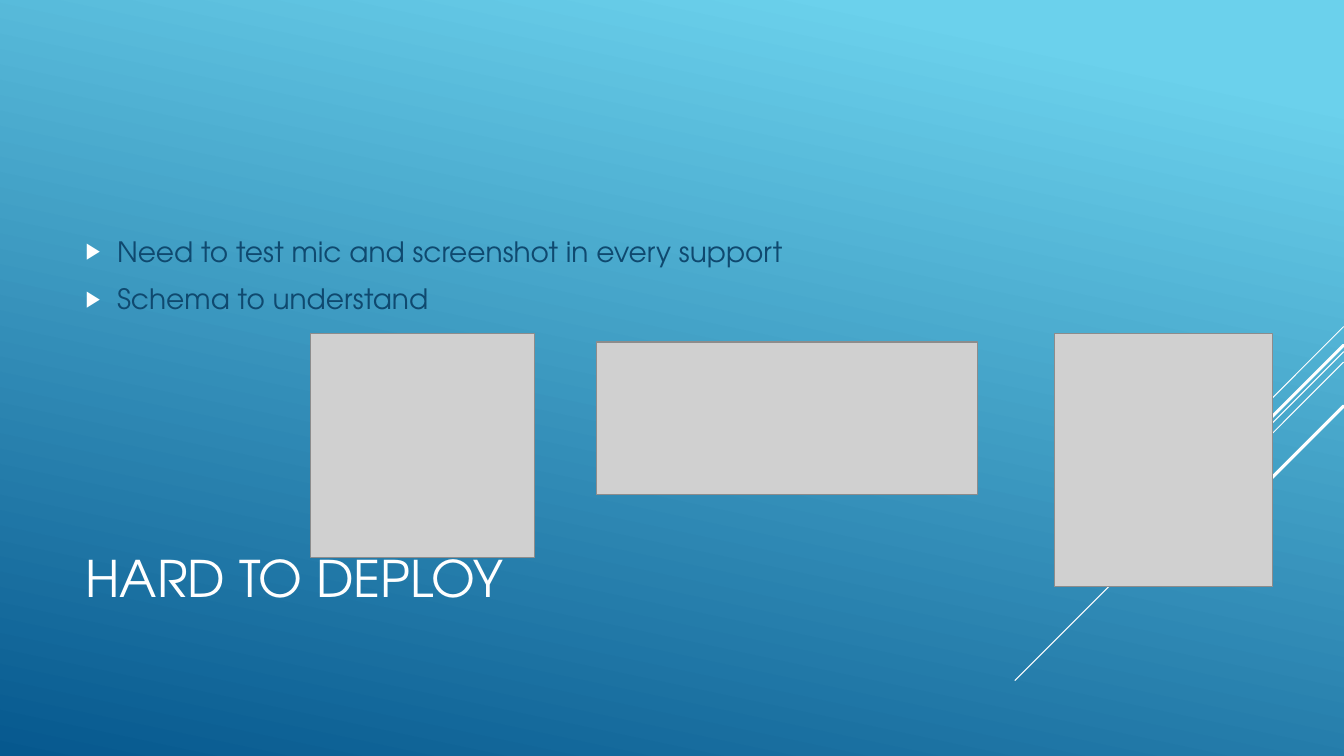
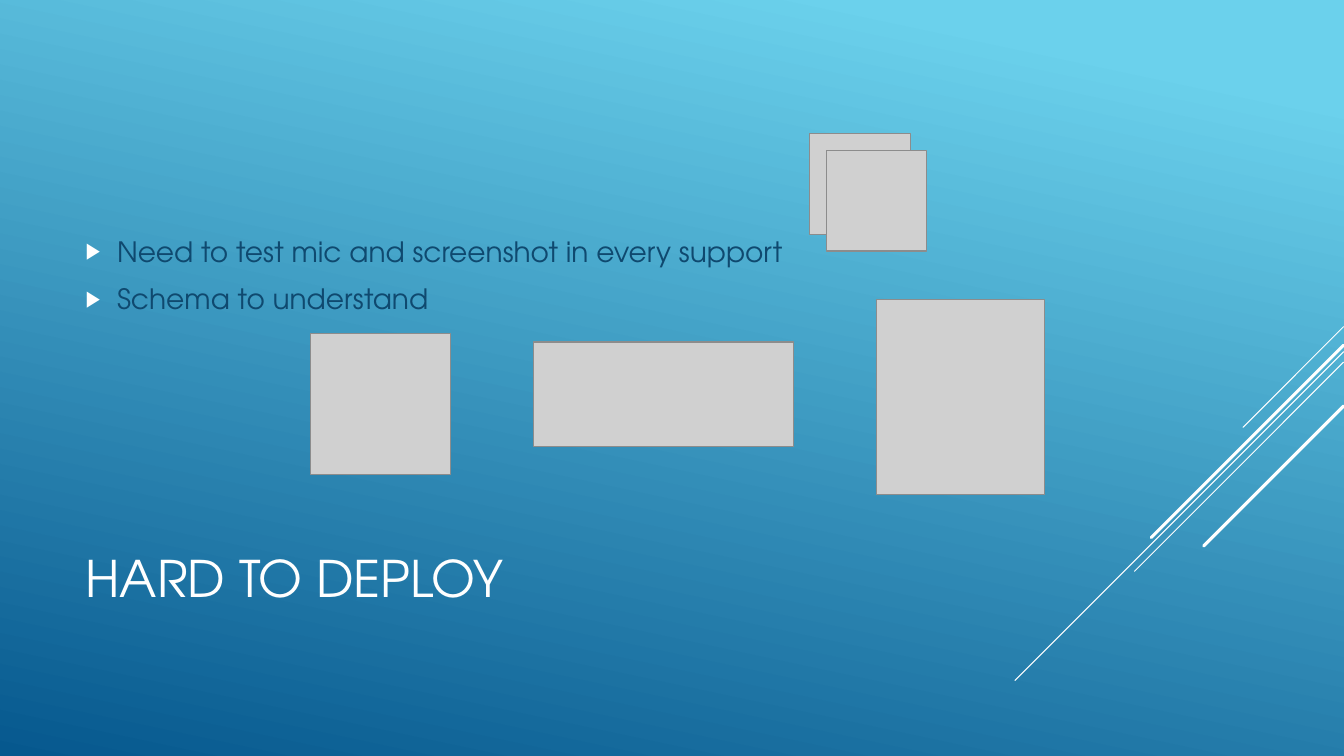
Before and after one commit to jnguyen1192/SIA, a slide deck: slide 7 of SAI_presentation.pptx. Drawn at 1344x756 pixels with LibreOffice and Linux fonts; fonts in the diff are those of the drawing; grey boxes stand for pictures. Boxes give left, top, right and bottom in pixels: in the first picture for what was removed or moved away, otherwise in the second. Text is boxed around its words. In the diff, an @@ line names an element or a change of style, - is before the commit and + after.

Commit message:
#12 Logos from ppt added on issues slides

```diff
--- a/SAI_presentation.pptx
+++ b/SAI_presentation.pptx
@@ picture added at box(810, 134, 910, 235) @@
@@ picture added at box(827, 150, 928, 251) @@
@@ picture: place and size @@
-picture at box(1055, 334, 1273, 587)
+picture at box(877, 300, 1046, 495)
@@ picture: place and size @@
-picture at box(311, 334, 534, 558)
+picture at box(311, 334, 451, 474)
@@ picture: place and size @@
-picture at box(597, 342, 978, 494)
+picture at box(534, 342, 795, 446)
```
